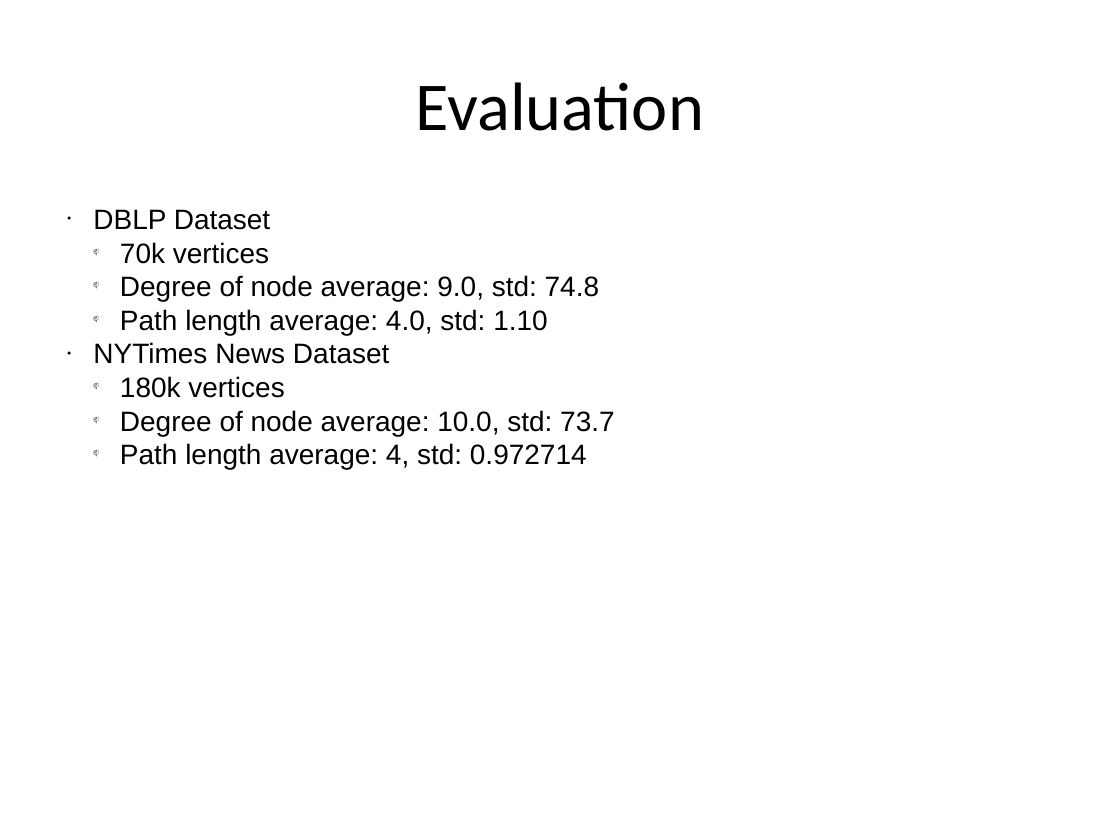
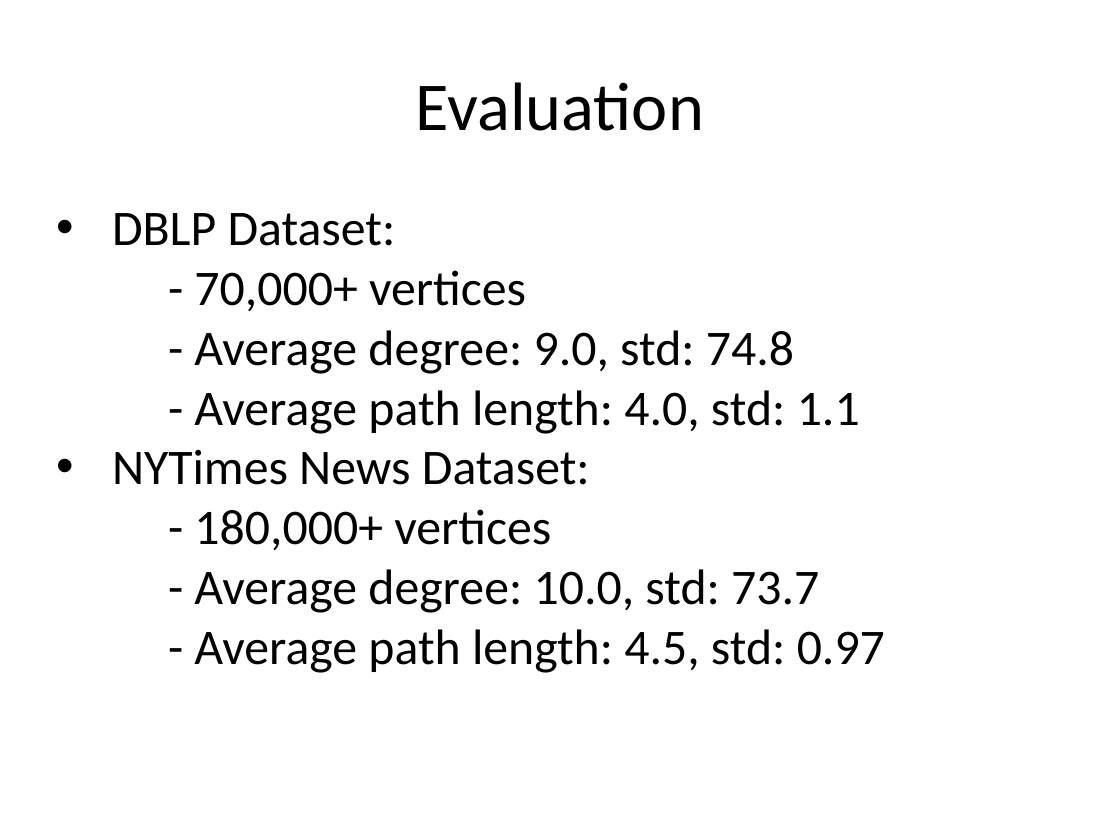
Before and after one commit to hilfialkaff/newsnet, a slide deck: slide 10 of paper/presentation.pptx. Drawn at 1120x840 pixels with LibreOffice and Linux fonts; fonts in the diff are those of the drawing. Boxes give left, top, right and bottom in pixels: in the first picture for what was removed or moved away, otherwise in the second. Text is boxed around its words. In the diff, an @@ line names an element or a change of style, - is before the commit and + after.

```diff
--- a/paper/presentation.pptx
+++ b/paper/presentation.pptx
@@ text at (112, 213, 885, 673): text changed; size 18 to 32 pt; font Arial to Calibri @@
-● DBLP Dataset
-  📫 70k vertices
-  📫 Degree of node average: 9.0, std: 74.8
-  📫 Path length average: 4.0, std: 1.10
-● NYTimes News Dataset
-  📫 180k vertices
-  📫 Degree of node average: 10.0, std: 73.7
-  📫 Path length average: 4, std: 0.972714
+• DBLP Dataset:
+  - 70,000+ vertices
+  - Average degree: 9.0, std: 74.8
+  - Average path length: 4.0, std: 1.1
+• NYTimes News Dataset:
+  - 180,000+ vertices
+  - Average degree: 10.0, std: 73.7
+  - Average path length: 4.5, std: 0.97
```
Also in this commit, not shown: 5 other slides changed, 3 other files.
